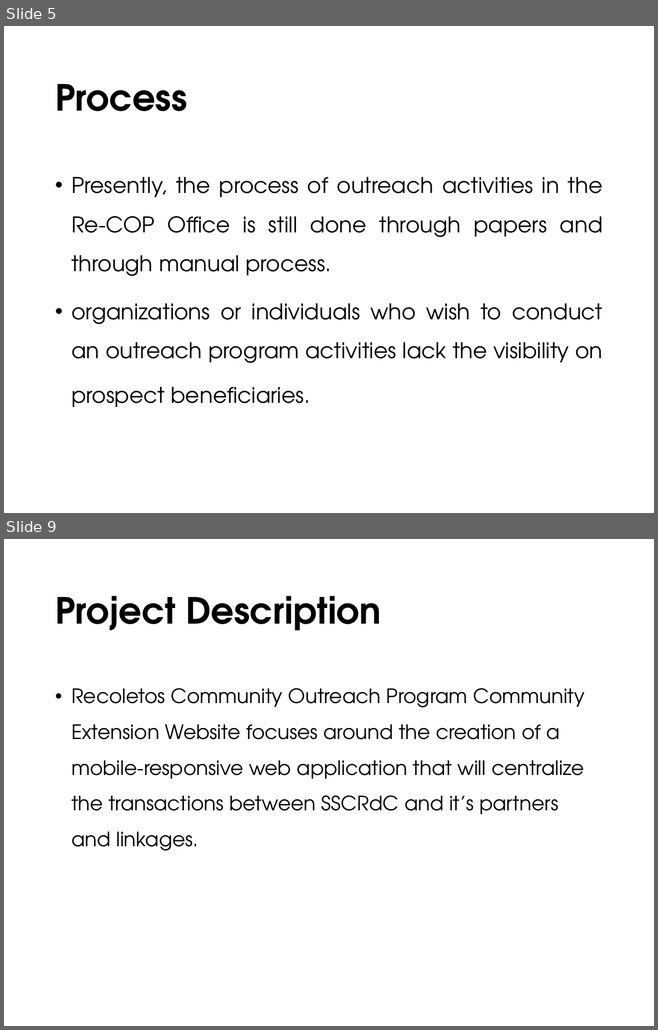
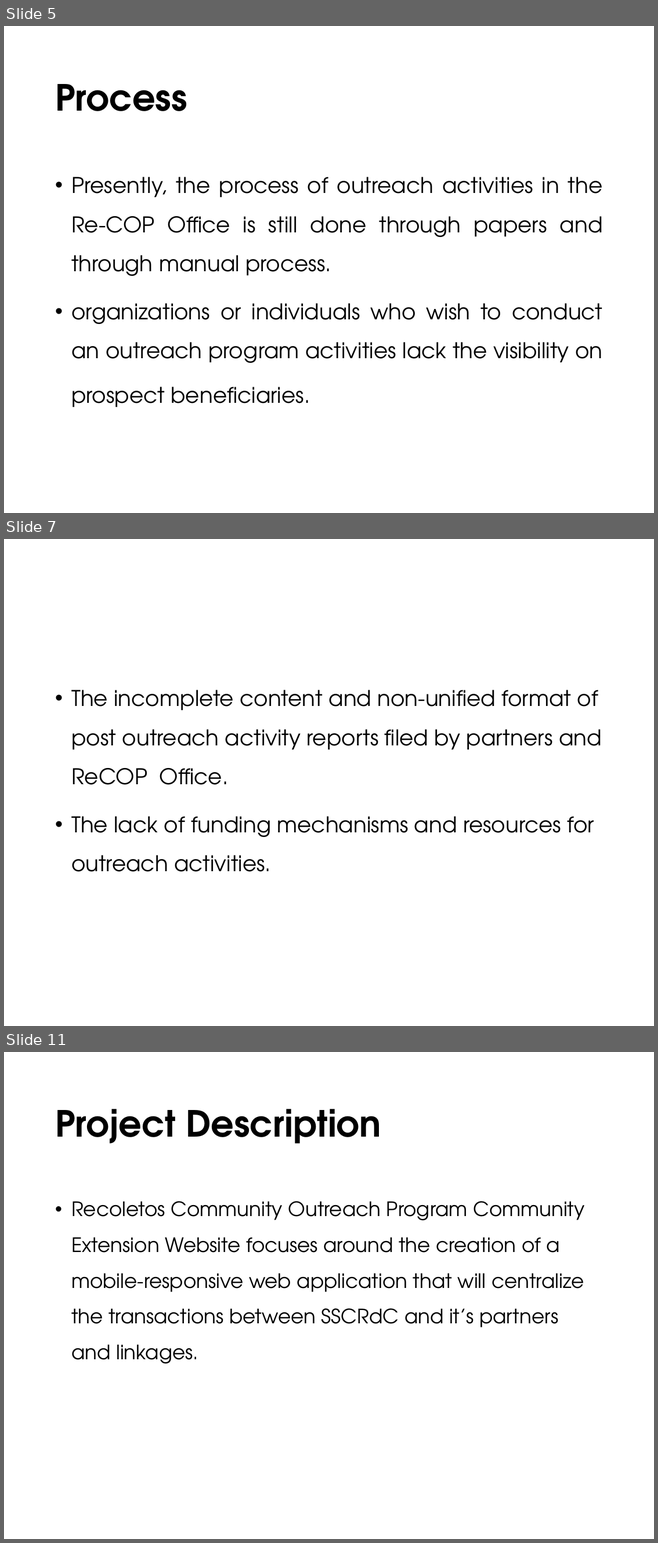
Before and after one commit to sergeangelo21/ReCOP-ComEx, a slide deck: Documentation/PowerPoint.pptx. Shown one above the other, each under a label of ours: slides 5 and 9 before the commit, slides 5, 7 and 11 after it; the slides between them are not shown. The pictures are 658x1030 and 658x1543 pixels, drawn with LibreOffice and Linux fonts; fonts in the diff are those of the drawing; background and template pictures are left out. Boxes give left, top, right and bottom in pixels: in the first picture for what was removed or moved away, otherwise in the second. Text is boxed around its words. In the diff, an @@ line names an element or a change of style, - is before the commit and + after.

```diff
--- a/Documentation/PowerPoint.pptx
+++ b/Documentation/PowerPoint.pptx
@@ slide 7 added at (x1=4, y1=539, x2=654, y2=1026), background picture (left out) @@
@@ text added at (x1=71, y1=690, x2=601, y2=872), 24 pt, text #000000 @@
+• The incomplete content and non-unified format of post outreach activity reports filed by partners and ReCOP Office.
+• The lack of funding mechanisms and resources for outreach activities.
@@ what was slide 9 is now slide 11 @@
```
Also in this commit, not shown: 16 slides changed, 4 other slides added.
